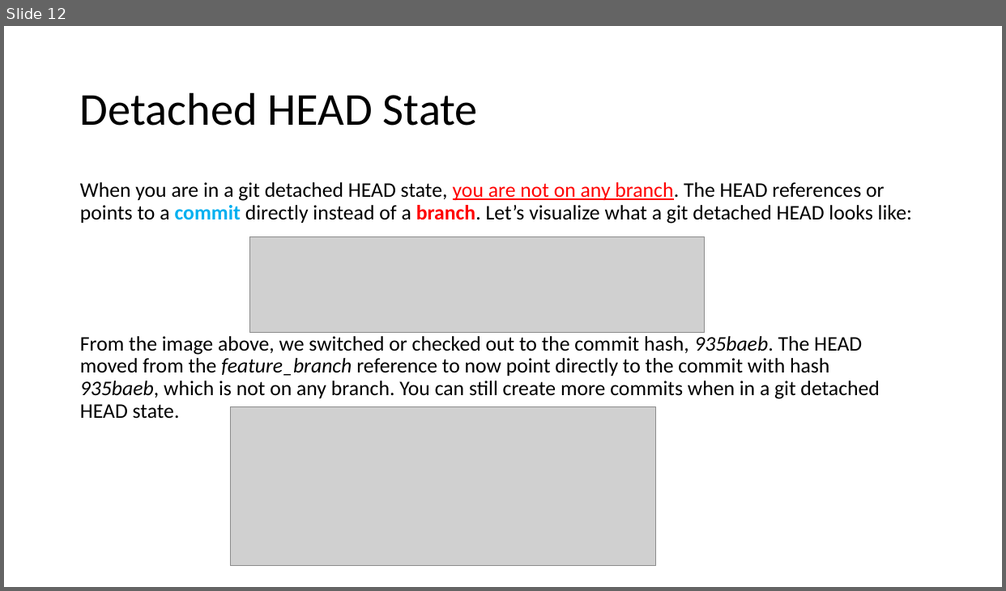
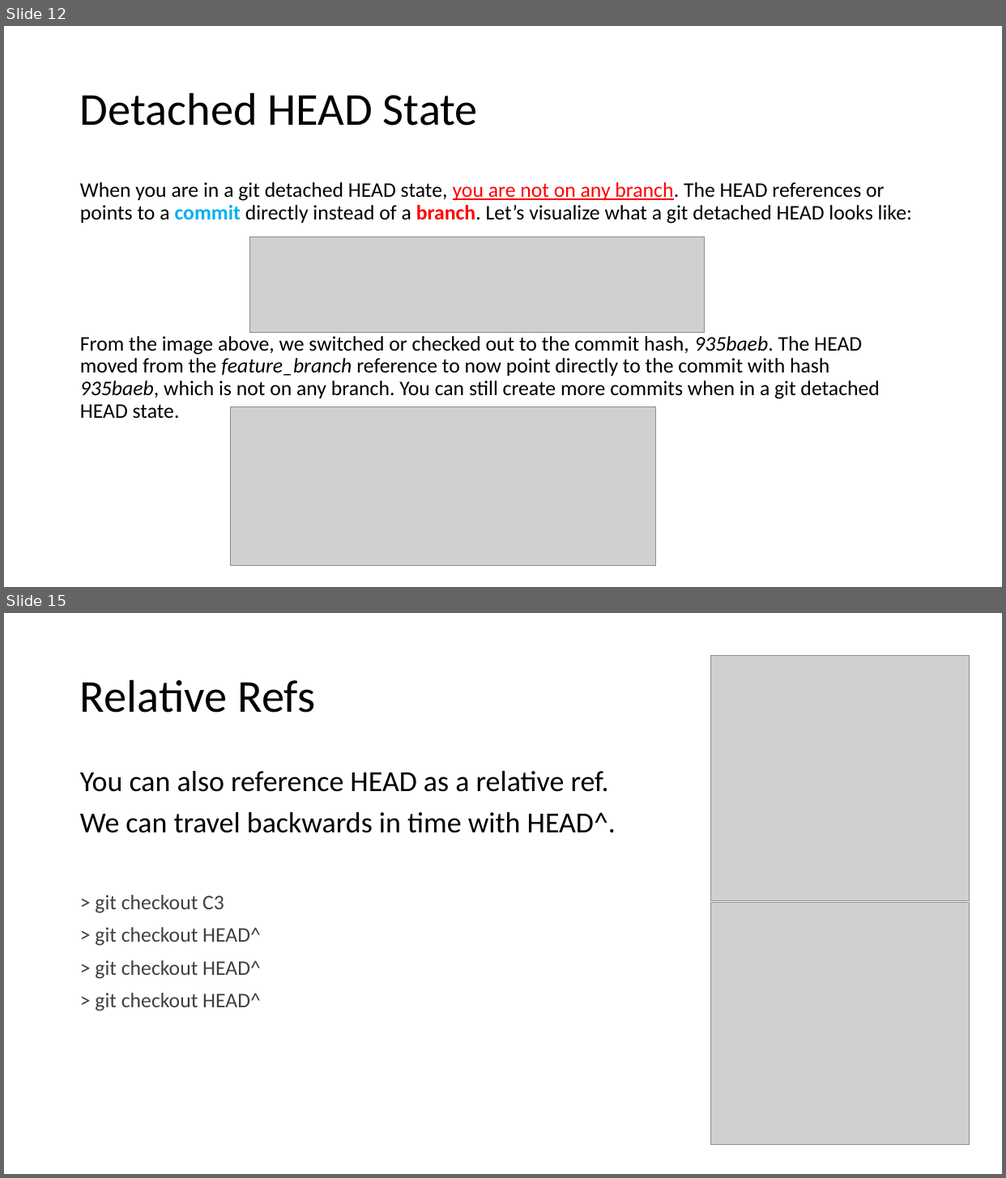
Before and after one commit to fmontazeri/Knowledeg, a slide deck: GitLearning.pptx. Shown one above the other, each under a label of ours: slide 12 before the commit, slides 12 and 15 after it; the slides between them are not shown. The pictures are 1006x591 and 1006x1178 pixels, drawn with LibreOffice and Linux fonts; fonts in the diff are those of the drawing; grey boxes stand for pictures. Boxes give left, top, right and bottom in pixels: in the first picture for what was removed or moved away, otherwise in the second. Text is boxed around its words. In the diff, an @@ line names an element or a change of style, - is before the commit and + after.

```diff
--- a/GitLearning.pptx
+++ b/GitLearning.pptx
@@ slide 15 added at bbox=[4, 613, 1002, 1174], background #FFFFFF @@
@@ picture added at bbox=[710, 656, 970, 901] @@
@@ title added at bbox=[80, 679, 315, 713], 44 pt, text #000000 @@
+Relative Refs
@@ text added at bbox=[80, 771, 616, 1012], 28 pt, text #000000 @@
+You can also reference HEAD as a relative ref.
+We can travel backwards in time with HEAD^.
+> git checkout C3
+> git checkout HEAD^
+> git checkout HEAD^
+> git checkout HEAD^
@@ picture added at bbox=[710, 903, 970, 1144] @@
```
Also in this commit, not shown: 4 slides changed, 4 other slides added, 1 slide removed.
